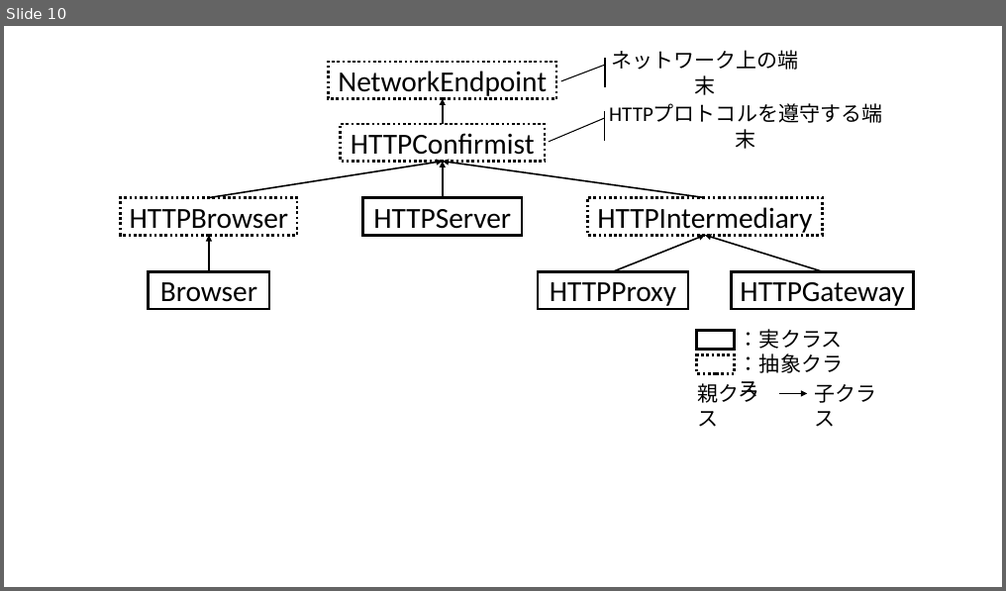
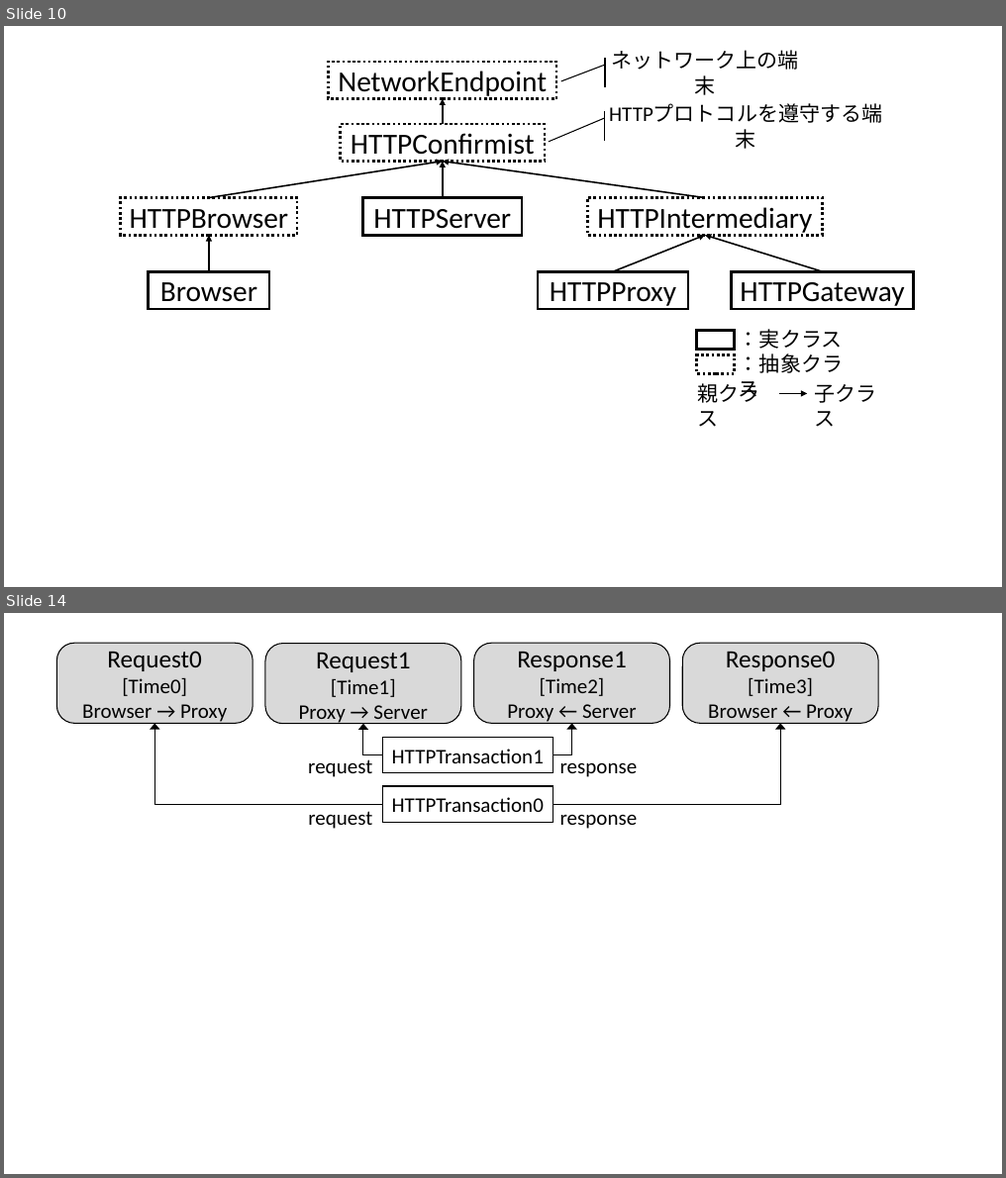
Before and after one commit to simahell/Master-Thesis, a slide deck: fig/fig.pptx. Shown one above the other, each under a label of ours: slide 10 before the commit, slides 10 and 14 after it; the slides between them are not shown. The pictures are 1006x591 and 1006x1178 pixels, drawn with LibreOffice and Linux fonts; fonts in the diff are those of the drawing. Boxes give left, top, right and bottom in pixels: in the first picture for what was removed or moved away, otherwise in the second. Text is boxed around its words. In the diff, an @@ line names an element or a change of style, - is before the commit and + after.

```diff
--- a/fig/fig.pptx
+++ b/fig/fig.pptx
@@ slide 14 added at [4, 613, 1002, 1174], background #FFFFFF @@
@@ rectangle added at [57, 643, 879, 833], fill #FFFFFF, outline #FFFFFF 1 pt @@
@@ rounded rectangle added at [57, 643, 253, 723], fill #D9D9D9, outline #000000 1 pt, 20 pt, text #000000 @@
+Request0
+[Time0]
+Browser → Proxy
@@ rounded rectangle added at [265, 643, 461, 723], fill #D9D9D9, outline #000000 1 pt, 20 pt, text #000000 @@
+Request1
+[Time1]
+Proxy → Server
@@ rounded rectangle added at [474, 643, 670, 723], fill #D9D9D9, outline #000000 1 pt, 20 pt, text #000000 @@
+Response1
+[Time2]
+Proxy ← Server
@@ rounded rectangle added at [682, 643, 878, 723], fill #D9D9D9, outline #000000 1 pt, 20 pt, text #000000 @@
+Response0
+[Time3]
+Browser ← Proxy
@@ elbow arrow added from (383, 805) to (154, 723), #000000 1 pt @@
@@ elbow arrow added from (383, 756) to (363, 724), #000000 1 pt @@
@@ elbow arrow added from (552, 805) to (780, 723), #000000 1 pt @@
@@ elbow arrow added from (552, 756) to (572, 723), #000000 1 pt @@
@@ text added at [308, 760, 372, 777], 20 pt, text #000000 @@
+request
@@ rectangle added at [383, 738, 552, 773], outline #000000 1 pt, 20 pt, text #000000 @@
+HTTPTransaction1
@@ rectangle added at [383, 786, 552, 823], outline #000000 1 pt, 20 pt, text #000000 @@
+HTTPTransaction0
@@ text added at [560, 762, 638, 777], 20 pt, text #000000 @@
+response
@@ text added at [308, 811, 372, 829], 20 pt, text #000000 @@
+request
@@ text added at [560, 814, 638, 829], 20 pt, text #000000 @@
+response
```
Also in this commit, not shown: 11 other slides added.
